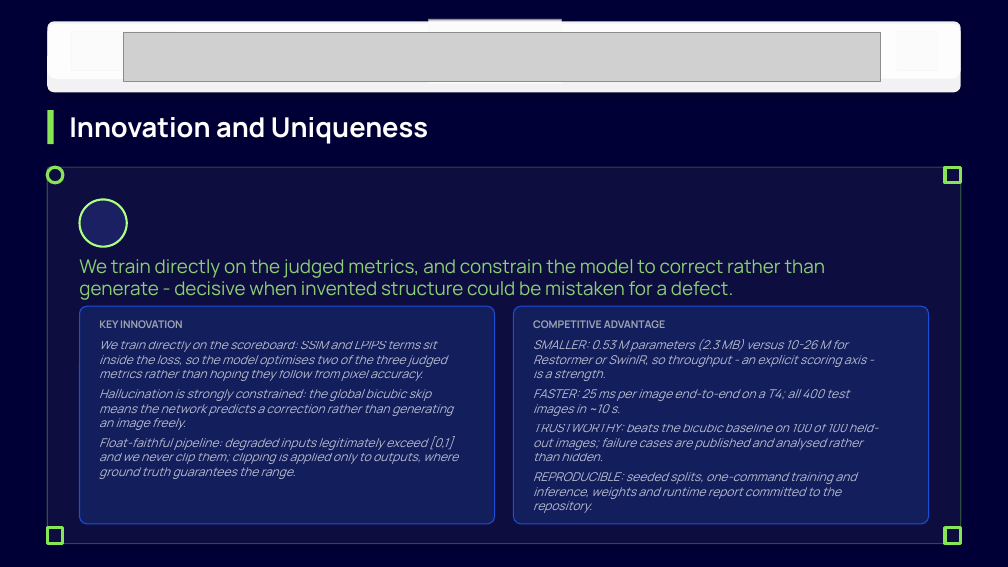
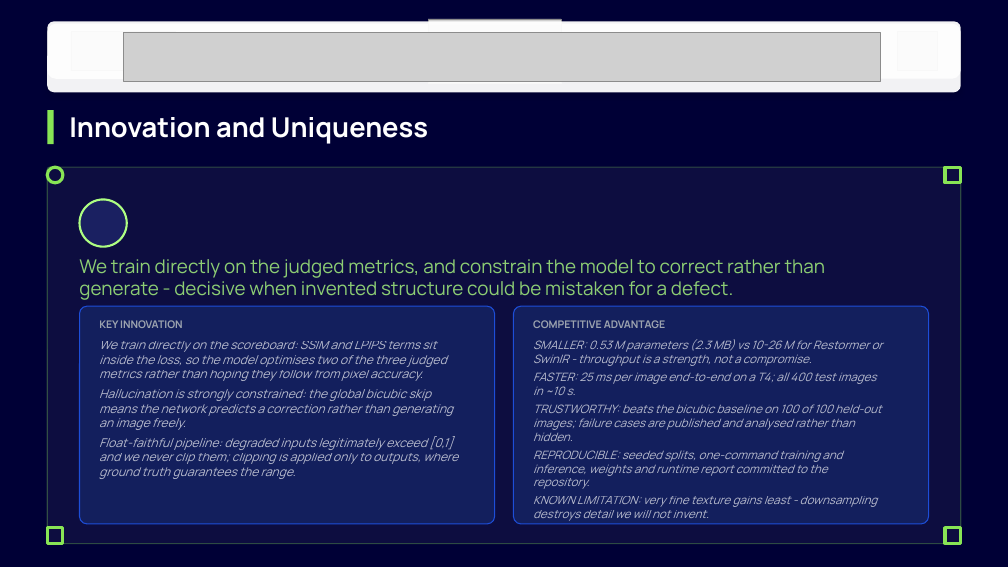
Before and after one commit to prakharbajaj1551/semicon-image-restoration, a slide deck: slide 5 of BYTE BRIGADE_PS01.pptx. Drawn at 1008x567 pixels with LibreOffice and Linux fonts; fonts in the diff are those of the drawing; grey boxes stand for pictures; background and template pictures are left out. Boxes give left, top, right and bottom in pixels: in the first picture for what was removed or moved away, otherwise in the second. Text is boxed around its words. In the diff, an @@ line names an element or a change of style, - is before the commit and + after.

```diff
--- a/BYTE BRIGADE_PS01.pptx
+++ b/BYTE BRIGADE_PS01.pptx
@@ text at (533, 339, 883, 366): text changed; size 11.5 to 11 pt @@
-SMALLER: 0.53 M parameters (2.3 MB) versus 10-26 M for Restormer or SwinIR, so throughput - an explicit scoring axis - is a strength.
+SMALLER: 0.53 M parameters (2.3 MB) vs 10-26 M for Restormer or SwinIR - throughput is a strength, not a compromise.
@@ text at (533, 372, 881, 489): size 11.5 to 11 pt in "FASTER: 25 ms per image end-to-end on ...", "TRUSTWORTHY: beats the bicubic baseline on 100 ...", "REPRODUCIBLE: seeded splits, one-command training and infere ..."; less space between paragraphs @@
@@ text at (533, 496, 878, 521): paragraph added @@
+KNOWN LIMITATION: very fine texture gains least - downsampling destroys detail we will not invent.
```
Also in this commit, not shown: 2 other slides changed, 1 other file.
